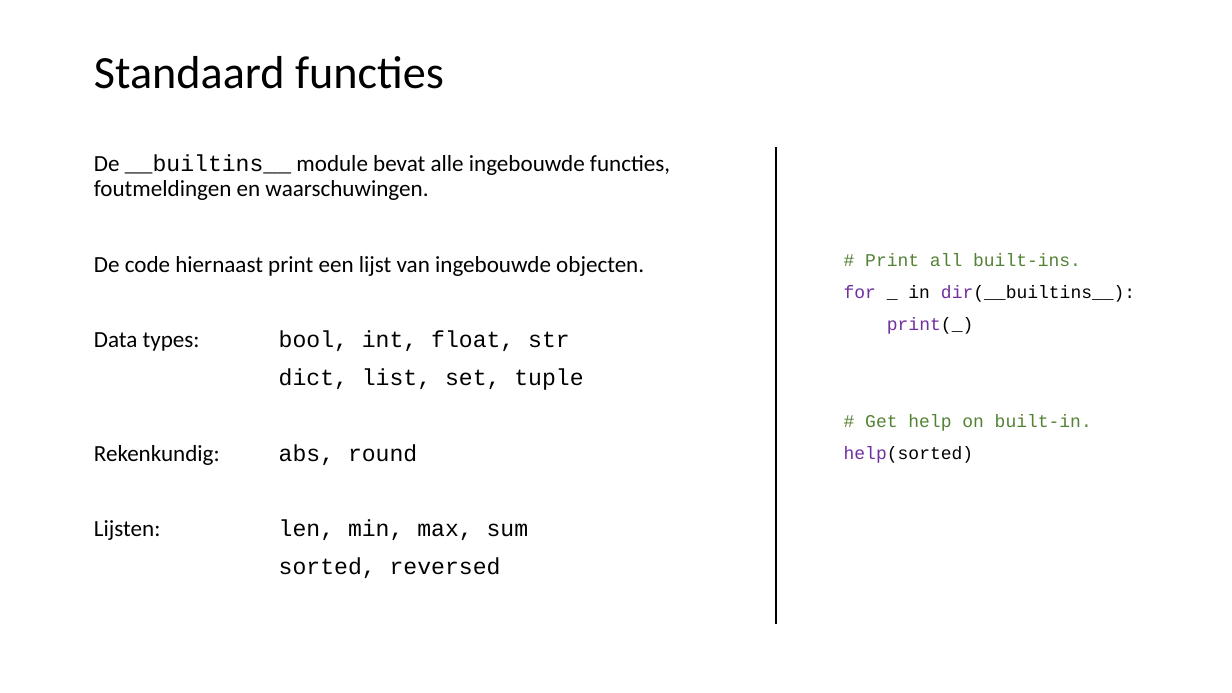
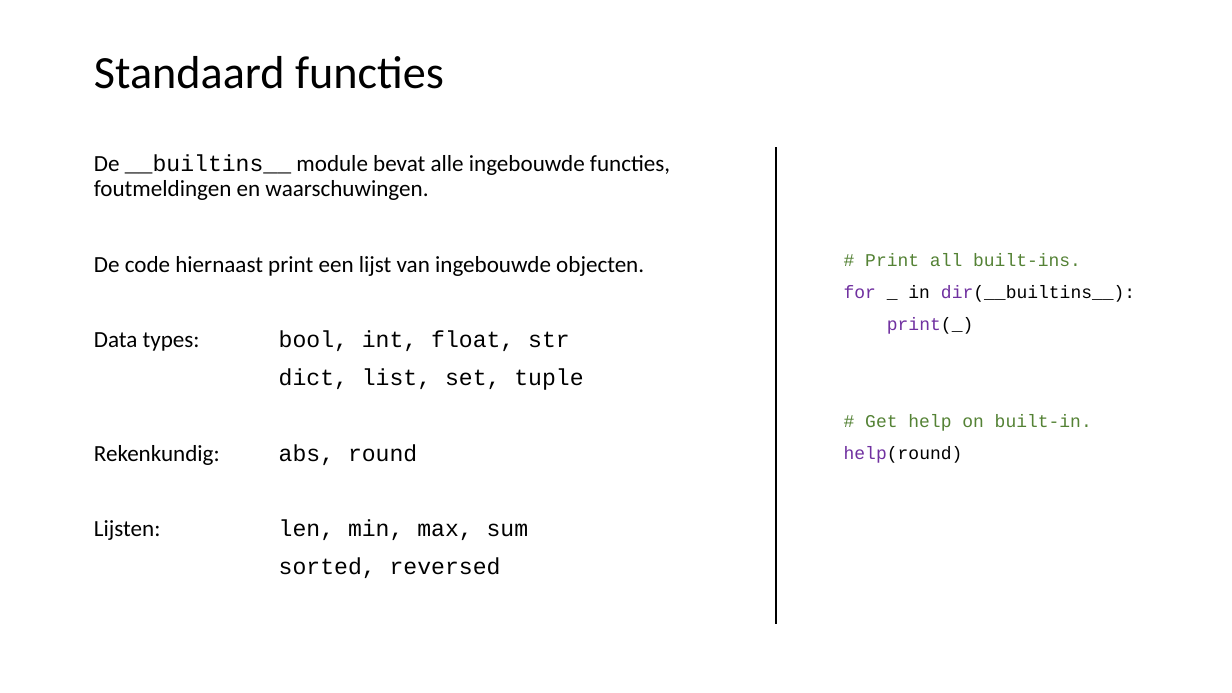
Before and after one commit to LFKoning/knowledge-sharing, a slide deck: slide 19 of python_course_4p/2_syntax_classes/2_syntax_classes.pptx. Drawn at 1232x693 pixels with LibreOffice and Linux fonts; fonts in the diff are those of the drawing. Boxes give left, top, right and bottom in pixels: in the first picture for what was removed or moved away, otherwise in the second. Text is boxed around its words. In the diff, an @@ line names an element or a change of style, - is before the commit and + after.

```diff
--- a/python_course_4p/2_syntax_classes/2_syntax_classes.pptx
+++ b/python_course_4p/2_syntax_classes/2_syntax_classes.pptx
@@ text at (844, 447, 963, 463): text changed @@
-help(sorted)
+help(round)
```
Also in this commit, not shown: 9 other slides changed, 8 other files.
